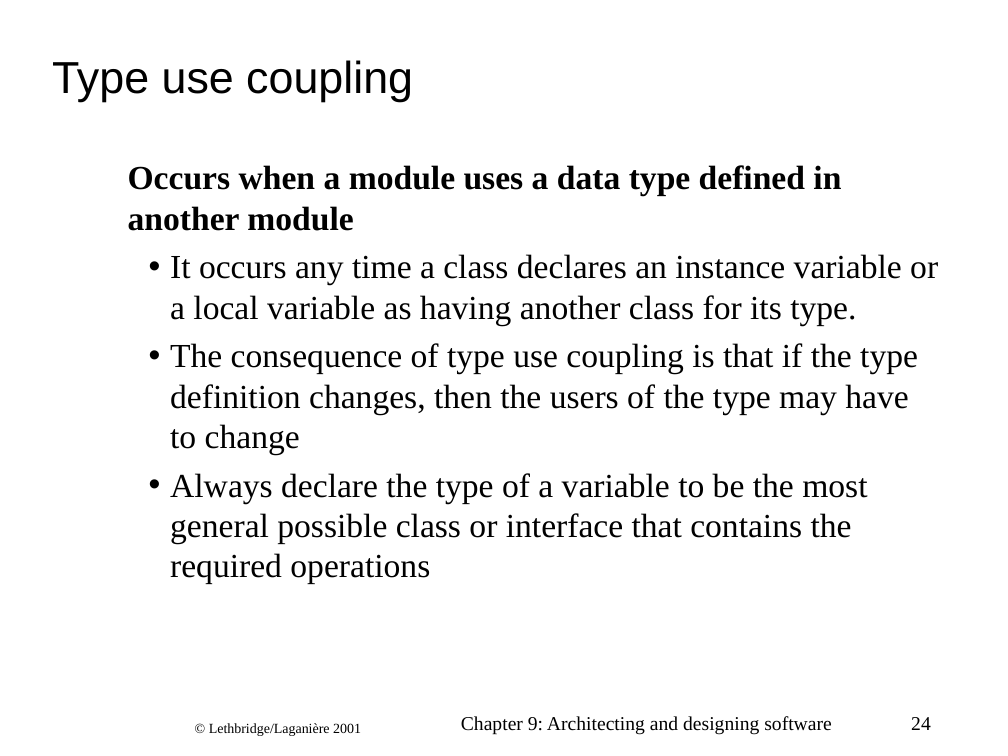
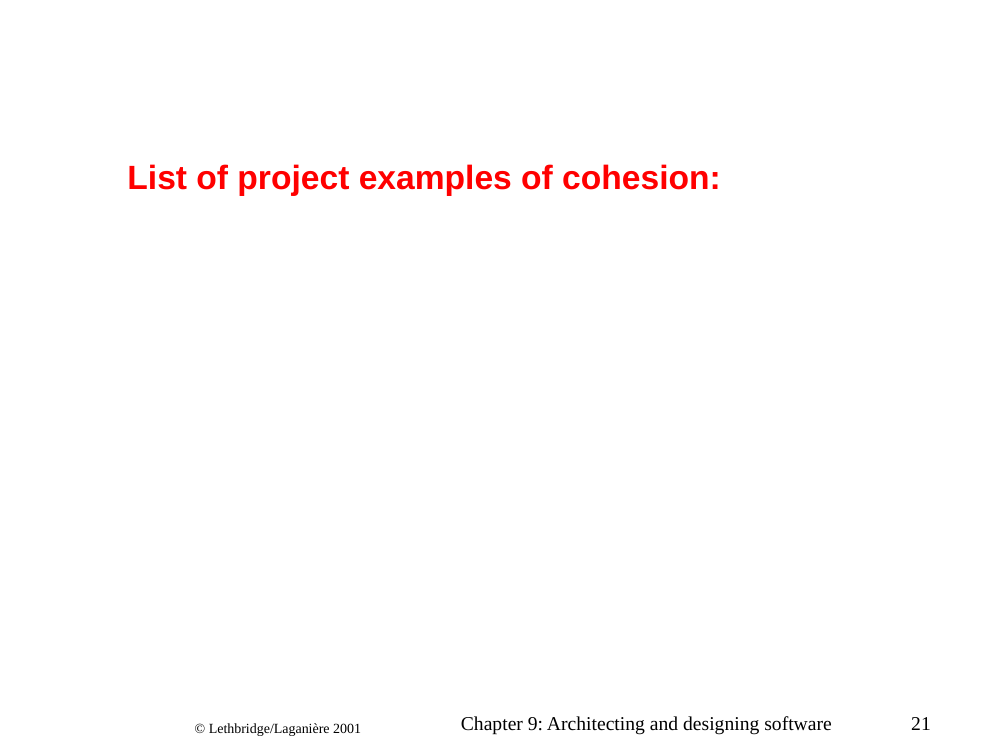
Before and after one commit to CphBusCosSem2/week9-14-Project-part-1, a slide deck: slide 21 of arch-LethbridgeLaganiere_ch09.ppt (slide 24 before the commit). Drawn at 1008x756 pixels with LibreOffice and Linux fonts; fonts in the diff are those of the drawing; background and template pictures are left out. Boxes give left, top, right and bottom in pixels: in the first picture for what was removed or moved away, otherwise in the second. Text is boxed around its words. In the diff, an @@ line names an element or a change of style, - is before the commit and + after.

```diff
--- a/arch-LethbridgeLaganiere_ch09.ppt
+++ b/arch-LethbridgeLaganiere_ch09.ppt
@@ title removed at (x1=52, y1=60, x2=413, y2=102) @@
-Type use coupling
@@ text at (x1=127, y1=164, x2=721, y2=196): text changed; font Times New Roman to Arial; text colour #000000 to #FF0000; bold on @@
-Occurs when a module uses a data type defined in another module
-  • It occurs any time a class declares an instance variable or a local variable as having another class for its type.
-  • The consequence of type use coupling is that if the type definition changes, then the users of the type may have to change
-  • Always declare the type of a variable to be the most general possible class or interface that contains the required operations
+List of project examples of cohesion:
@@ page number at (x1=911, y1=717, x2=931, y2=730): text changed @@
-24
+21
```
Also in this commit, not shown: 15 other slides changed, 1 slide added, 1 slide removed, 1 other file.
